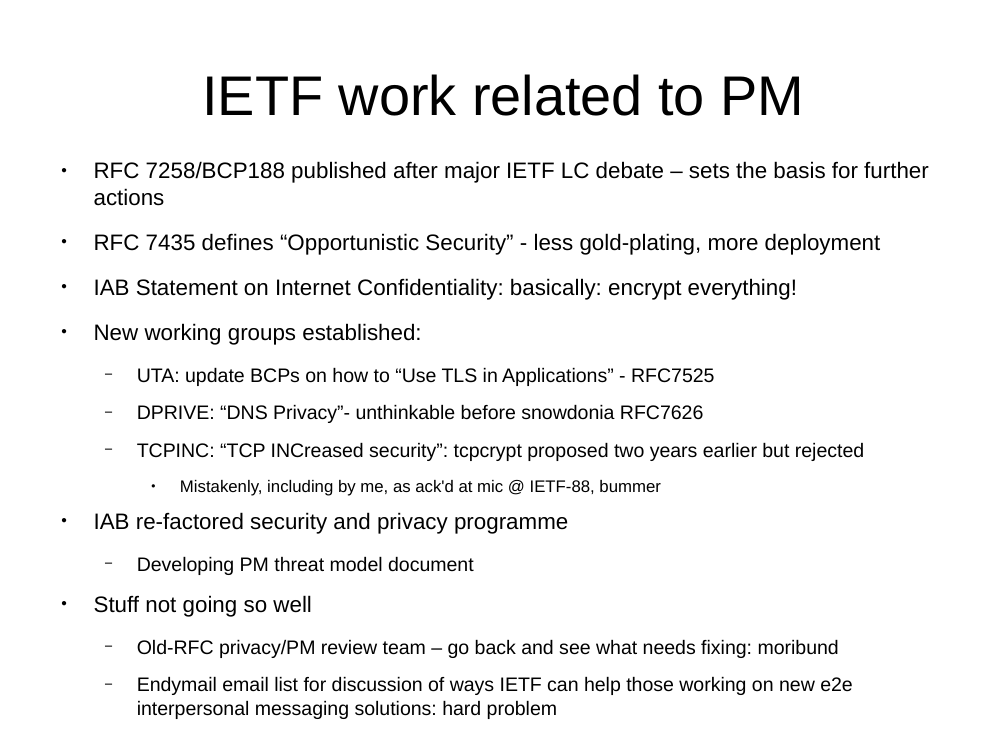
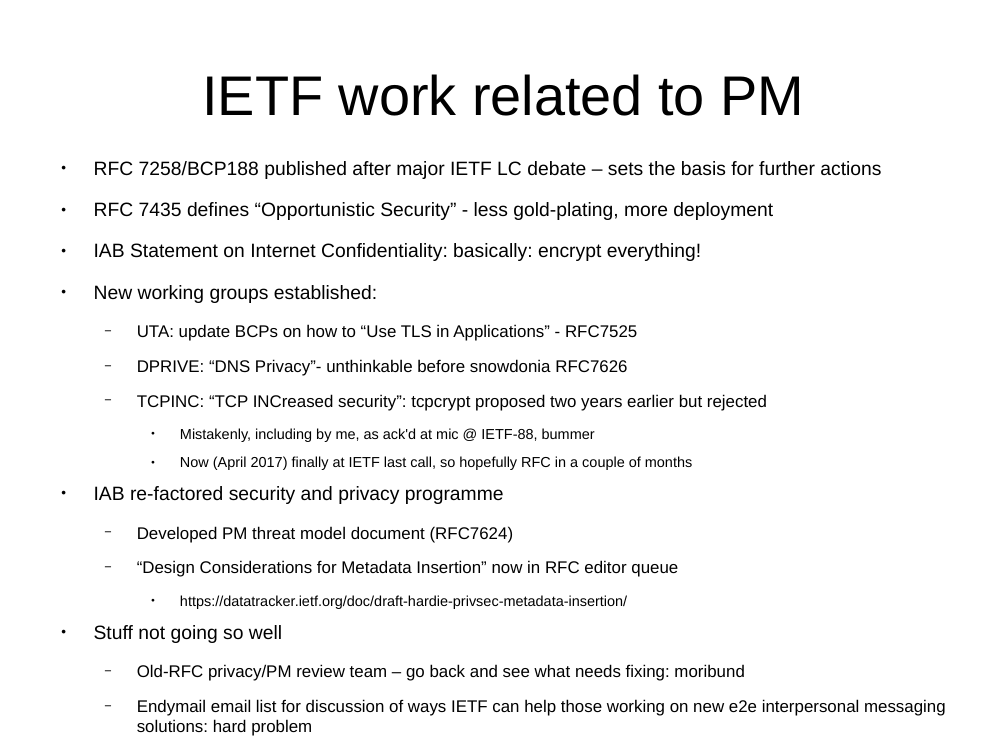
Before and after one commit to sftcd/cs7053, a slide deck: slide 10 of 2016lectures/08-snowdonia.odp (slide 9 before the commit). Drawn at 1008x756 pixels with LibreOffice and Linux fonts; fonts in the diff are those of the drawing; background and template pictures are left out. Boxes give left, top, right and bottom in pixels: in the first picture for what was removed or moved away, otherwise in the second. Text is boxed around its words. In the diff, an @@ line names an element or a change of style, - is before the commit and + after.

Commit message:
updated snowdonia

```diff
--- a/2016lectures/08-snowdonia.odp
+++ b/2016lectures/08-snowdonia.odp
@@ text at (94,161,946,736): size 17.6 to 15.2 pt in "RFC 7258/BCP188 published after major IETF LC ...", "RFC 7435 defines “Opportunistic Security” - less ...", "IAB Statement on Internet Confidentiality: basically: encryp ...", "New working groups established:" and 2 more places; size 15.4 to 13.3 pt in "UTA: update BCPs on how to “Use ...", "DPRIVE: “DNS Privacy”- unthinkable before snowdonia RFC7626", "TCPINC: “TCP INCreased security”: tcpcrypt proposed two ...", "Old-RFC privacy/PM review team – go back ..." and 1 more places; size 13.2 to 11.4 pt in "Mistakenly, including by me, as ack'd at ..." @@
@@ text at (180,456,692,470): paragraph added @@
+    ● Now (April 2017) finally at IETF last call, so hopefully RFC in a couple of months
@@ text at (137,526,678,609): text changed; size 15.4 to 13.3 pt @@
-  − Developing PM threat model document
+  − Developed PM threat model document (RFC7624)
+  − “Design Considerations for Metadata Insertion” now in RFC editor queue
+    ● https://datatracker.ietf.org/doc/draft-hardie-privsec-metadata-insertion/
```
Also in this commit, not shown: 17 other slides changed, 2 slides added, 1 slide removed, 1 other file.
